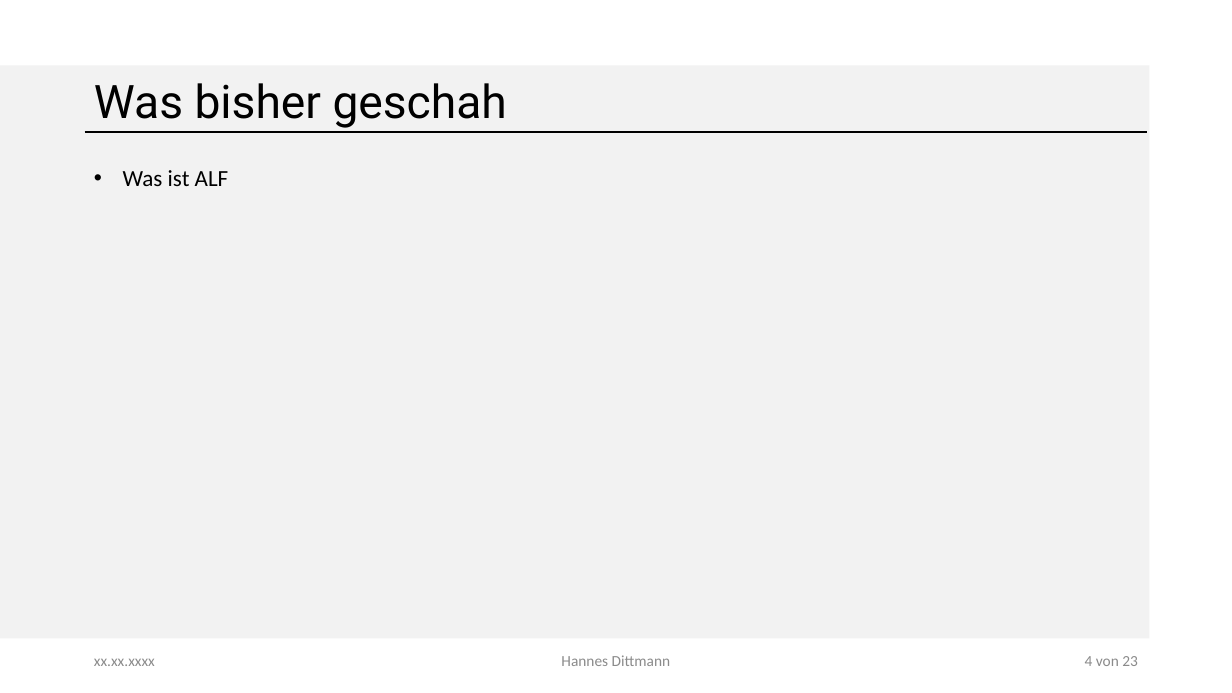
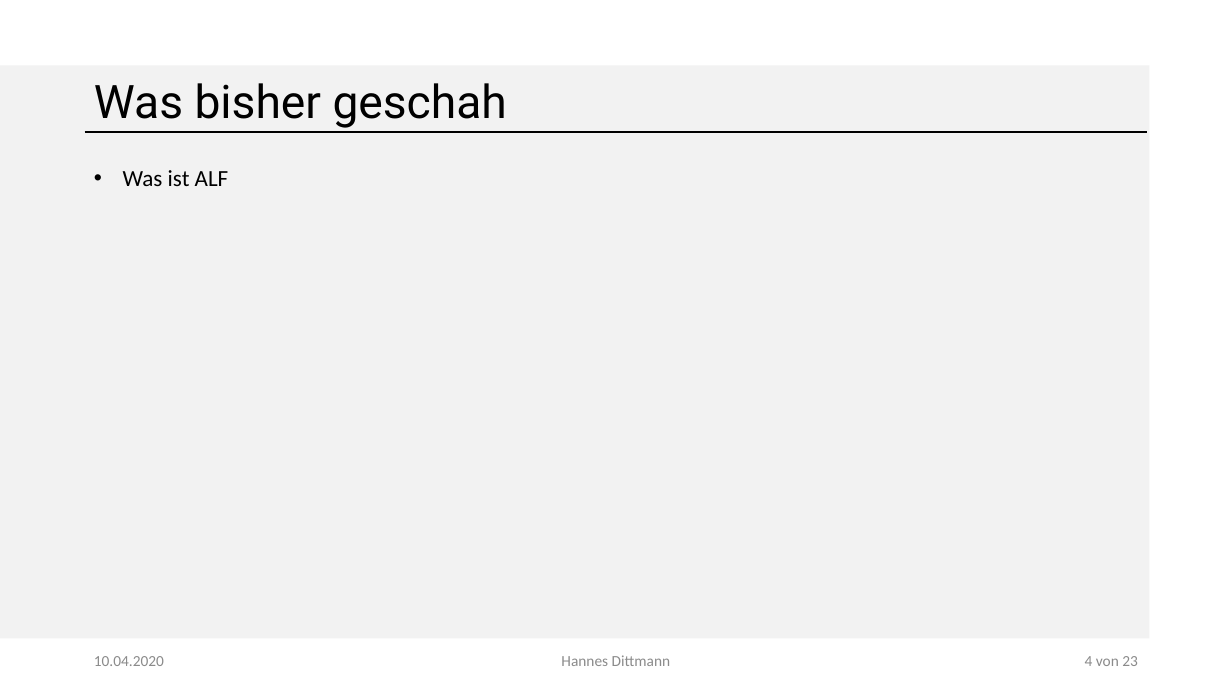
Before and after one commit to GiulliMo/Master_Doc, a slide deck: slide 7 of Präsentationen/HSHL/Besprechung_Göbel.pptx. Drawn at 1232x693 pixels with LibreOffice and Linux fonts; fonts in the diff are those of the drawing; background and template pictures are left out. Boxes give left, top, right and bottom in pixels: in the first picture for what was removed or moved away, otherwise in the second. Text is boxed around its words. In the diff, an @@ line names an element or a change of style, - is before the commit and + after.

```diff
--- a/Präsentationen/HSHL/Besprechung_Göbel.pptx
+++ b/Präsentationen/HSHL/Besprechung_Göbel.pptx
@@ text at box(94, 656, 164, 666): text changed @@
-xx.xx.xxxx
+10.04.2020
```
Also in this commit, not shown: 7 other slides changed, 3 other files.
